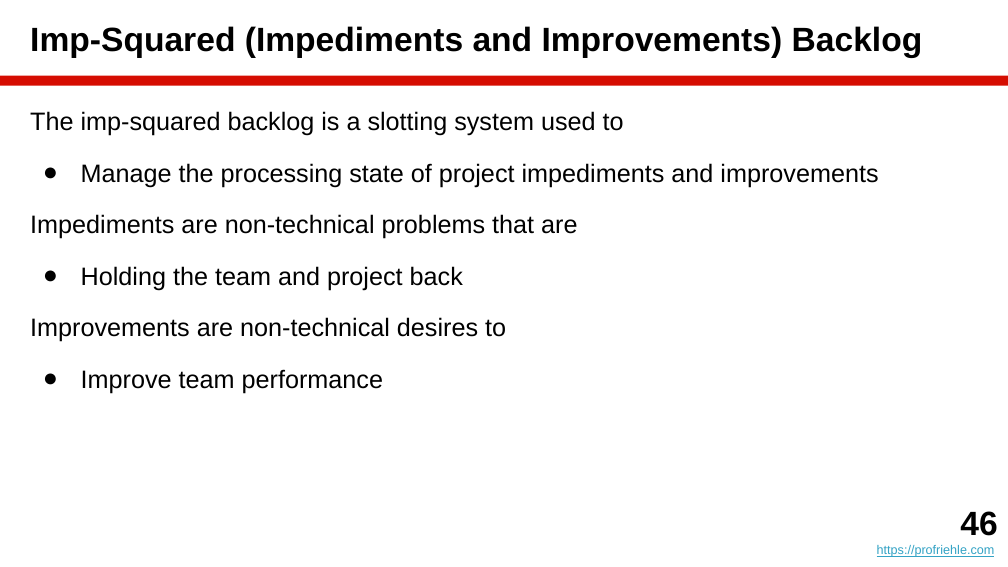
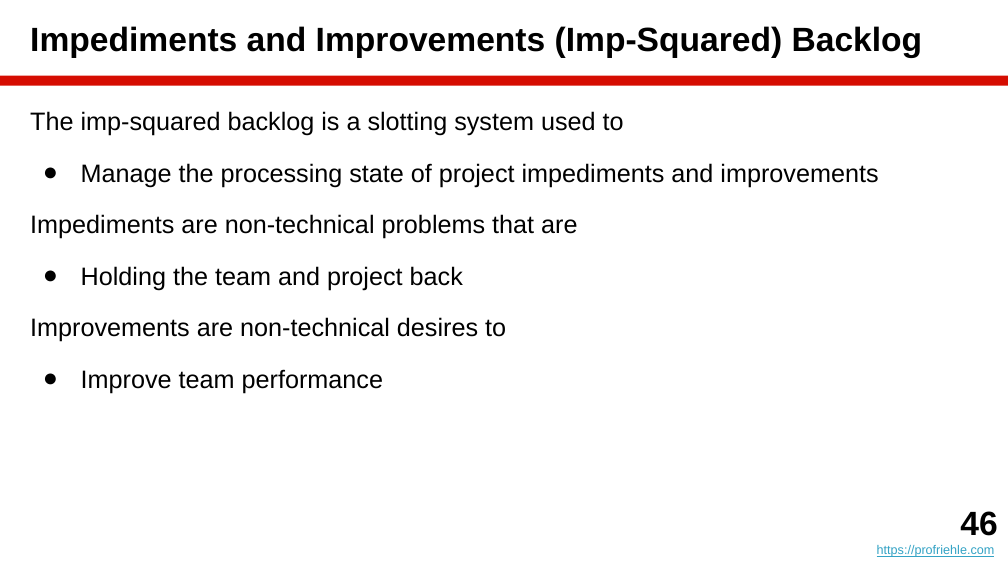
Before and after one commit to dirkriehle/amos-course, a slide deck: slide 46 of Lecture slides/AMOS B01 - Team and Tools.pptx. Drawn at 1008x567 pixels with LibreOffice and Linux fonts; fonts in the diff are those of the drawing. Boxes give left, top, right and bottom in pixels: in the first picture for what was removed or moved away, otherwise in the second. Text is boxed around its words. In the diff, an @@ line names an element or a change of style, - is before the commit and + after.

```diff
--- a/Lecture slides/AMOS B01 - Team and Tools.pptx
+++ b/Lecture slides/AMOS B01 - Team and Tools.pptx
@@ title at <box>30,26,923,58</box>: text changed @@
-Imp-Squared (Impediments and Improvements) Backlog
+Impediments and Improvements (Imp-Squared) Backlog
```
Also in this commit, not shown: 6 other slides changed, 5 other files.
